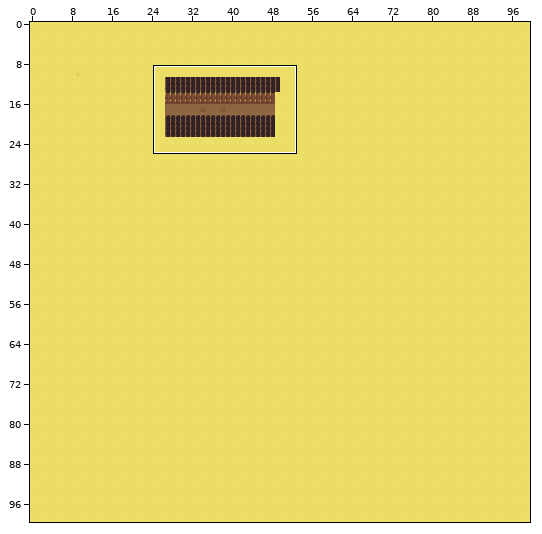
Tiled map, stored at maps/sandbox.tmx. Above: a wide view before the commit, with the close-up outlined.
Close-up. First the earlier version:
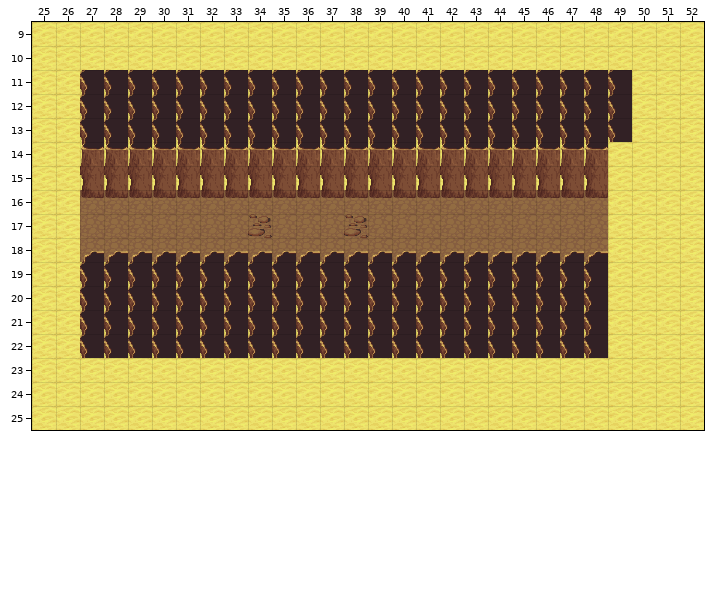
Cells are 32x32 px. Shown: x 25..52, y 9..25.
The result:
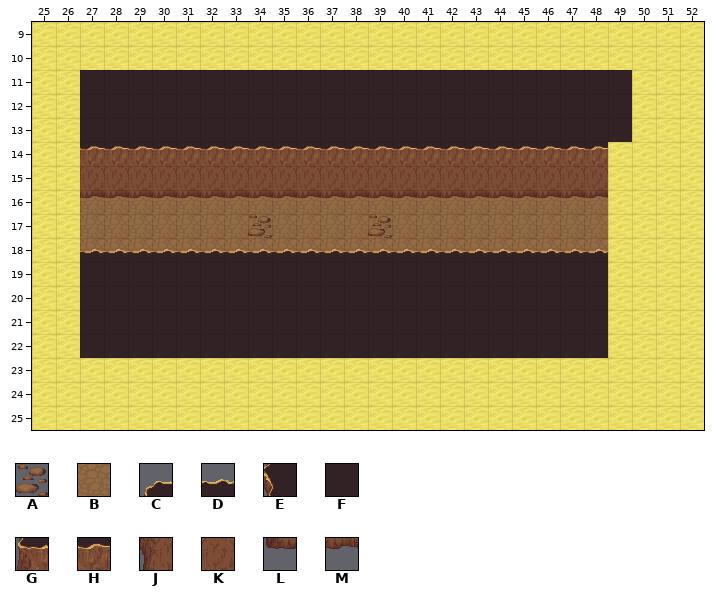
Key: from "dirt2": A 0, B 10; from "mountains": C 1, D 2, E 16, F 17, G 31, H 32, J 46, K 47, L 61, M 62.
_ is an empty cell.
Diff:
{"where": "layer \"Ground #2\""}
{"y":11,"x":27,"old":"EEEEEEEEEEEEEEEEEEEEEEE","new":"FFFFFFFFFFFFFFFFFFFFFFF"}
{"y":12,"x":27,"old":"EEEEEEEEEEEEEEEEEEEEEEE","new":"FFFFFFFFFFFFFFFFFFFFFFF"}
{"y":13,"x":27,"old":"EEEEEEEEEEEEEEEEEEEEEEE","new":"FFFFFFFFFFFFFFFFFFFFFFF"}
{"y":14,"x":27,"old":"GGGGGGGGGGGGGGGGGGGGGG","new":"HHHHHHHHHHHHHHHHHHHHHH"}
{"y":15,"x":27,"old":"JJJJJJJJJJJJJJJJJJJJJJ","new":"KKKKKKKKKKKKKKKKKKKKKK"}
{"y":16,"x":27,"old":"LLLLLLLLLLLLLLLLLLLLLL","new":"MMMMMMMMMMMMMMMMMMMMMM"}
{"y":17,"x":38,"old":"A_","new":"BA"}
{"y":19,"x":27,"old":"EEEEEEEEEEEEEEEEEEEEEE","new":"FFFFFFFFFFFFFFFFFFFFFF"}
{"y":20,"x":27,"old":"EEEEEEEEEEEEEEEEEEEEEE","new":"FFFFFFFFFFFFFFFFFFFFFF"}
{"y":21,"x":27,"old":"EEEEEEEEEEEEEEEEEEEEEE","new":"FFFFFFFFFFFFFFFFFFFFFF"}
{"y":22,"x":27,"old":"EEEEEEEEEEEEEEEEEEEEEE","new":"FFFFFFFFFFFFFFFFFFFFFF"}
{"where": "layer \"Over\""}
{"y":18,"x":27,"old":"CCCCCCCCCCCCCCCCCCCCCC","new":"DDDDDDDDDDDDDDDDDDDDDD"}
